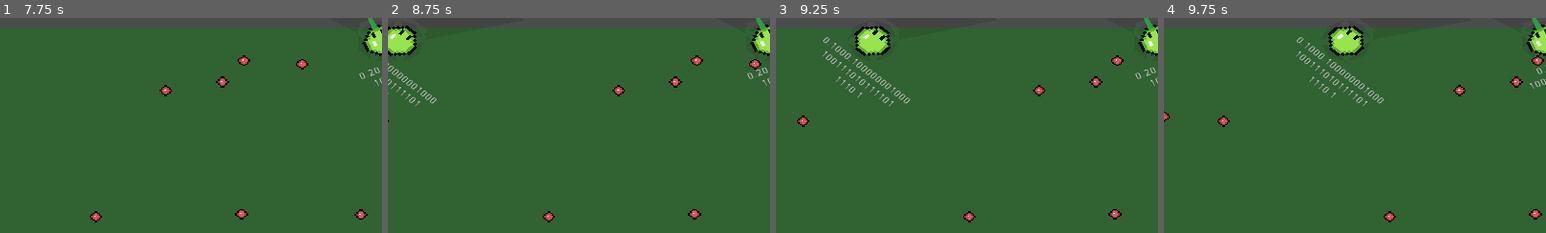
Above: before the commit, frames 1-4 (left to right).
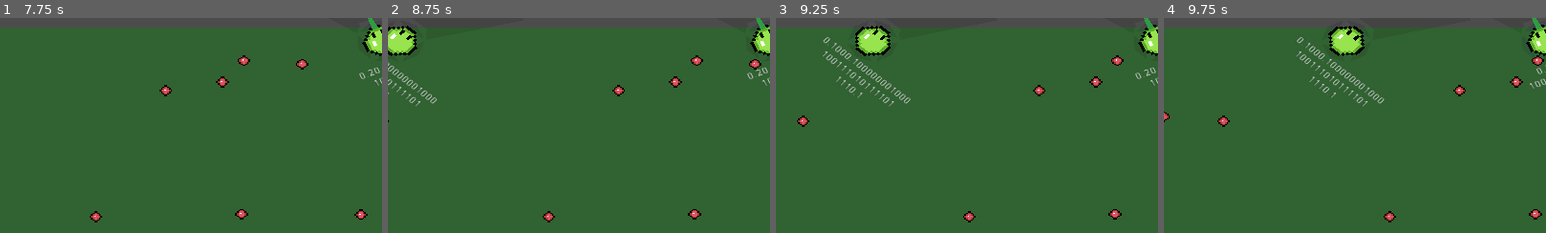
Above: after the commit, the same moments.

Repository: VincentRagusa/AntFarm
Game: Godot game, scene res://World.tscn
Same seed, same stepped clock (60 frames per second), same inputs: the game is played once before the commit and once after it.
Inputs (mouse positions are % of the whole screen's width and height, from its top left):
- Up to frame 1 (7.75 s): click "Spawn New Agent" at 0.5 s; click "Spawn New Agent" at 1.25 s; click "Spawn New Food" at 2 s; click "Spawn New Food" at 2.75 s; click (98, 28) at 3.52 s; click (50, 50) at 4.27 s; click "Spawn New Agent" at 5 s; click "Spawn New Food" at 5.75 s; click (50, 50) at 6.52 s; tap Enter (ui_accept) at 7.25, 7.52 s; move the mouse to (72, 45) at 7.27 s; tap Middle mouse button (drag) at 7.35 s
- Up to frame 2 (8.75 s): move the mouse to (30, 55) at 8.02 s; tap Mouse wheel up (zoom_in) at 8.1 s; tap Enter (ui_accept) at 8.27 s
- Up to frame 3 (9.25 s): move the mouse to (60, 28) at 8.77 s; tap Mouse wheel down (zoom_out) at 8.85 s
- Up to frame 4 (9.75 s): move the mouse to (45, 70) at 9.52 s; tap Middle mouse button (drag) at 9.6 s
The pictures show only the part of the screen within x 0-50%, y 45-95%; the shares and areas given below are measured in that part.

Frame 1 is identical in both runs. In frame 2, 0.3% of the frame differs, in the area x 0-13%, y 3-42%; in frame 3, 0.5%; in frame 4, 0.5%, in the area x 34-58%, y 4-40%.

Commit message:
idk probably nothing

Diff:
--- a/Food.gd
+++ b/Food.gd
@@ -5,8 +5,8 @@
 var food_level:int = 5
 
 # Called when the node enters the scene tree for the first time.
-func _ready():
-	pass # Replace with function body.
+#func _ready():
+#	pass # Replace with function body.
 
 
 # Called every frame. 'delta' is the elapsed time since the previous frame.
--- a/Food.tscn
+++ b/Food.tscn
@@ -3,15 +3,13 @@
 [ext_resource path="res://foodpellet.png" type="Texture" id=1]
 [ext_resource path="res://Food.gd" type="Script" id=2]
 
-[sub_resource type="RectangleShape2D" id=1]
-extents = Vector2( 8, 8 )
+[sub_resource type="CircleShape2D" id=3]
+radius = 8.0
 
 [sub_resource type="CircleShape2D" id=2]
 radius = 8.0
 
-[node name="Food" type="KinematicBody2D" groups=[
-"Food",
-]]
+[node name="Food" type="KinematicBody2D" groups=["Food"]]
 position = Vector2( 512, 320 )
 script = ExtResource( 2 )
 
@@ -25,8 +23,9 @@
 [node name="EatArea" type="Area2D" parent="."]
 
 [node name="CollisionShape2D" type="CollisionShape2D" parent="EatArea"]
-shape = SubResource( 1 )
+shape = SubResource( 3 )
 
 [node name="VisionArea" type="CollisionShape2D" parent="."]
 shape = SubResource( 2 )
+
 [connection signal="body_entered" from="EatArea" to="." method="_on_Area2D_body_entered"]
